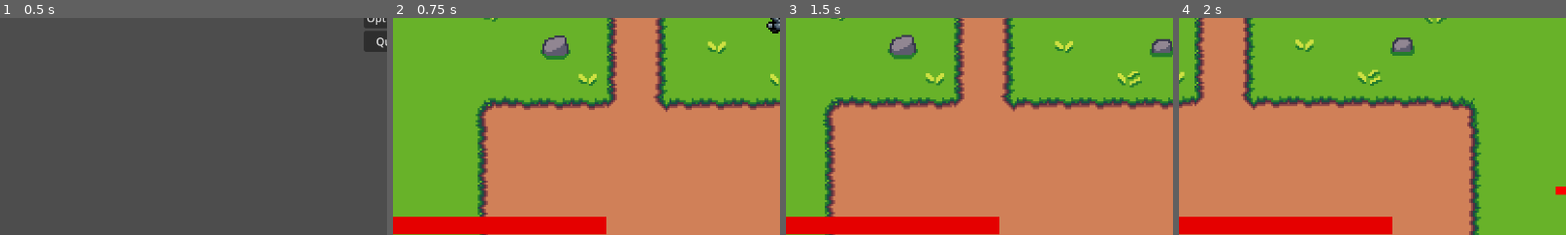
Above: before the commit, frames 1-4 (left to right).
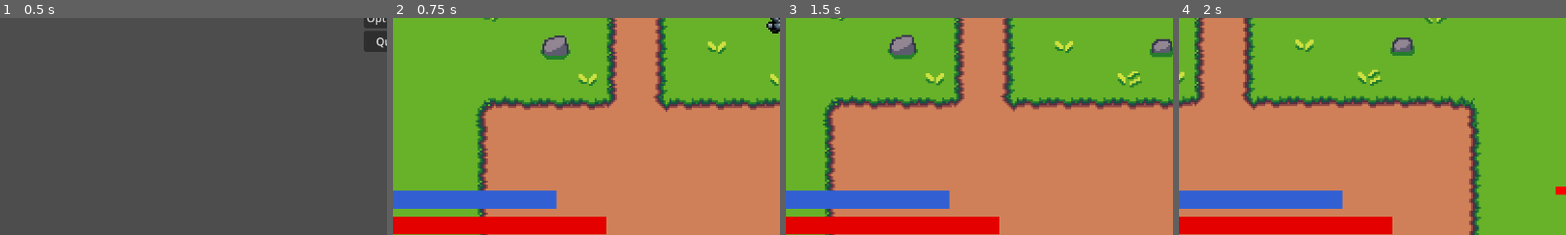
Above: after the commit, the same moments.

Repository: boothe0/CS386GodotProject
Game: Godot game, scene res://scenes/title_screen.tscn
The game is run twice, just before and just after one commit, with the same random seed, the same clock (stepped at 60 frames per second) and the same inputs.
Inputs (mouse positions are % of the whole screen's width and height, from its top left):
- Up to frame 1 (0.5 s): no input
- Up to frame 2 (0.75 s): click "Start" at 0.5 s
- Up to frame 3 (1.5 s): move the mouse to (72, 45) at 1.27 s; hold D (move_right) from 1.28 s (still down); tap Space (dodge) at 1.35 s
- Up to frame 4 (2 s): keep holding D (move_right)
The pictures show only the part of the screen within x 0-50%, y 50-100%; the shares and areas given below are measured in that part.

Frame 1 is identical in both runs. In frame 2, 3.6% of the frame differs, in the area x 0-43%, y 79-88%; in frame 3, 3.6%; in frame 4, 3.6%.

Commit message:
Added stamina bar above the health bar for visual

Diff:
--- a/cs386gameproject/scenes/main_scene.tscn
+++ b/cs386gameproject/scenes/main_scene.tscn
@@ -1,10 +1,11 @@
-[gd_scene load_steps=12 format=4 uid="uid://duvy8pdxnjdmo"]
+[gd_scene load_steps=15 format=4 uid="uid://duvy8pdxnjdmo"]
 
 [ext_resource type="PackedScene" uid="uid://cmxv3umec3ewx" path="res://scenes/player.tscn" id="1_6hm0t"]
 [ext_resource type="Texture2D" uid="uid://b1blnn5c1g4b6" path="res://assets/16x16 Magical Forest Asset Pack/Tiles/Forest Tile.png" id="2_psmqu"]
 [ext_resource type="PackedScene" uid="uid://d1he61wxuea23" path="res://scenes/enemy.tscn" id="3_n8vaq"]
 [ext_resource type="Script" path="res://scripts/health_bar.gd" id="4_d7btm"]
 [ext_resource type="Script" path="res://scripts/EnemyHealthBar.gd" id="4_p1aji"]
+[ext_resource type="Script" path="res://scenes/stamina_bar.gd" id="5_up0xu"]
 
 [sub_resource type="TileSetAtlasSource" id="TileSetAtlasSource_df4cm"]
 texture = ExtResource("2_psmqu")
@@ -51,6 +52,13 @@
 [sub_resource type="StyleBoxFlat" id="StyleBoxFlat_eoqfu"]
 bg_color = Color(1, 0, 0, 1)
 
+[sub_resource type="StyleBoxFlat" id="StyleBoxFlat_qm72p"]
+bg_color = Color(0.144162, 0.636075, 0.929463, 1)
+draw_center = false
+
+[sub_resource type="StyleBoxFlat" id="StyleBoxFlat_dwgug"]
+bg_color = Color(0.195342, 0.375904, 0.826721, 1)
+
 [sub_resource type="StyleBoxFlat" id="StyleBoxFlat_pomkq"]
 bg_color = Color(0.169245, 0.169245, 0.169245, 1)
 
@@ -68,9 +76,8 @@
 process_callback = 0
 position_smoothing_enabled = true
 
-[node name="Timer" type="Timer" parent="Player"]
+[node name="DodgeTimer" type="Timer" parent="Player"]
 wait_time = 2.0
-one_shot = true
 
 [node name="GroundLayer" type="TileMapLayer" parent="."]
 use_parent_material = true
@@ -140,6 +147,18 @@
 
 [node name="PlayerUI" type="CanvasLayer" parent="."]
 
+[node name="StaminaBar" type="ProgressBar" parent="PlayerUI"]
+offset_left = -1.0
+offset_top = 582.0
+offset_right = 243.0
+offset_bottom = 609.0
+theme_override_styles/background = SubResource("StyleBoxFlat_qm72p")
+theme_override_styles/fill = SubResource("StyleBoxFlat_dwgug")
+max_value = 1.0
+value = 1.0
+show_percentage = false
+script = ExtResource("5_up0xu")
+
 [node name="HealthBar" type="ProgressBar" parent="PlayerUI"]
 anchors_preset = 2
 anchor_top = 1.0
@@ -156,4 +175,4 @@
 show_percentage = false
 script = ExtResource("4_d7btm")
 
-[connection signal="timeout" from="Player/Timer" to="Player" method="_on_timer_timeout"]
+[connection signal="timeout" from="Player/DodgeTimer" to="Player" method="_on_timer_timeout"]
--- a/cs386gameproject/scripts/player.gd
+++ b/cs386gameproject/scripts/player.gd
@@ -4,10 +4,15 @@
 
 @onready var animated_sprite = $AnimatedSprite2D
 @export var health = 5
+# from the stamina_bar script
+@export var dodge_val = 1
 # changing the dash_speed will change how far the dash is
 @export var dash_speed = 20
 @export var friction = .5
 @onready var sword: Node2D = $Sword
+@onready var bar_timer = $"../TimerBar/BarTimer"
+@onready var dodge_timer = $DodgeTimer
+@onready var timer_line = $"../TimerBar"
 var last_direction = Vector2.DOWN
 var last_movement_direction = Vector2.DOWN
 var last_attack_direction = Vector2.DOWN
@@ -22,12 +27,12 @@
 
 # Signals
 signal health_update
-
+signal dodge_update
 # Initialization
 func _ready():
 	health_update.emit()
-
-	sword.hide()  # Start hidden
+	dodge_update.emit()
+	sword.hide()  # Start hiddena
 
 func _physics_process(_delta):
 	var direction = Vector2.ZERO
@@ -54,18 +59,20 @@
 	if Input.is_action_just_pressed("use_potion"):
 		use_heal_potion()
 
+
 	# Handle attack input
 	if Input.is_action_just_pressed("attack"):
 		if current_weapon == WeaponType.PROJECTILE:
 			print("shooting projectile") # Debug
 			shoot()
+
 		elif current_weapon == WeaponType.SWORD:
 			print("swinging sword") # Debug
 			swing_sword()
 
 	# Handle dodge
 	if Input.is_action_just_pressed("dodge") and can_dodge:
-		can_dodge = false
+		_dodge()
 		dash_direction = direction.normalized()
 		velocity = dash_direction * dash_speed
 		# type cast velocity when combining with any other type other than Vector2
@@ -73,8 +80,7 @@
 		# move and collide not move and slide for this
 		move_and_collide(velocity)
 		# moves down to the timer block
-		$Timer.start()
-
+		$DodgeTimer.start()
 func update_movement_animation():
 	# If the sword is attacking OR using a potion, don't change facing direction
 	if sword.attacking:
@@ -161,9 +167,7 @@
 	print("Player died")
 	queue_free()
 
-func _on_timer_timeout() -> void:
-	print("On timer") # debug statement
-	can_dodge = true
+
 
 func heal(amount):
 	if health >= 5:
@@ -200,3 +204,18 @@
 	# After using the potion, return to movement-based facing
 	print("Potion use finished, returning to movement animation")  # Debug
 	update_movement_animation()
+
+
+func _dodge():
+	# decrement value to make it dissapear
+	dodge_val -= 1
+	if dodge_val == 0:
+		can_dodge = false
+		dodge_update.emit()
+	# wait for the dodge_timer to run out
+	await dodge_timer.timeout
+	# add back the value to make it reappear
+	dodge_val += 1
+	# update again
+	dodge_update.emit()
+	can_dodge = true
